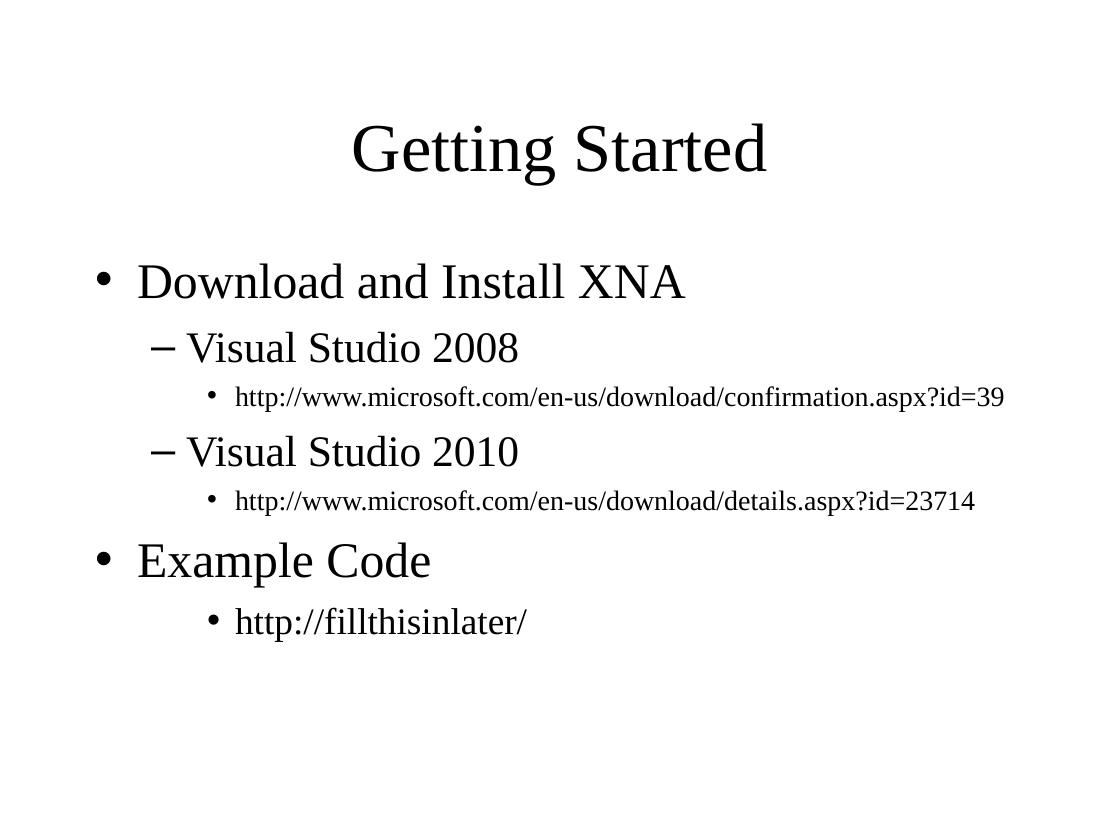
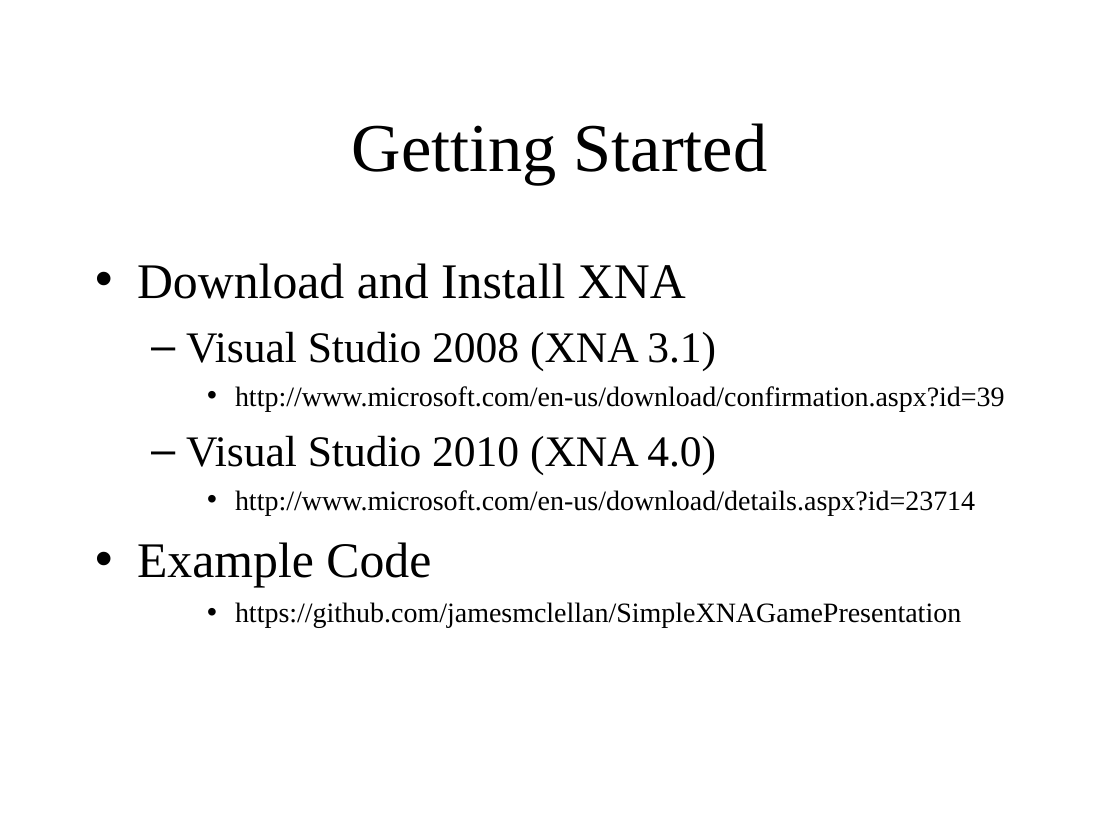
Before and after one commit to jamesmclellan/SimpleXNAGamePresentation, a slide deck: slide 3 of Presentation Slides/game-development-in-xna.ppt. Drawn at 1120x840 pixels with LibreOffice and Linux fonts; fonts in the diff are those of the drawing. Boxes give left, top, right and bottom in pixels: in the first picture for what was removed or moved away, otherwise in the second. Text is boxed around its words. In the diff, an @@ line names an element or a change of style, - is before the commit and + after.

Commit message:
Updates

```diff
--- a/Presentation Slides/game-development-in-xna.ppt
+++ b/Presentation Slides/game-development-in-xna.ppt
@@ text at [186,331,716,371]: text changed @@
-  – Visual Studio 2008
+  – Visual Studio 2008 (XNA 3.1)
@@ text at [186,435,716,475]: text changed @@
-  – Visual Studio 2010
+  – Visual Studio 2010 (XNA 4.0)
@@ text at [235,602,961,628]: text changed; size 24 to 18 pt @@
-    • http://fillthisinlater/
+    • https://github.com/jamesmclellan/SimpleXNAGamePresentation
```
Also in this commit, not shown: 3 other slides changed, 1 slide added.
